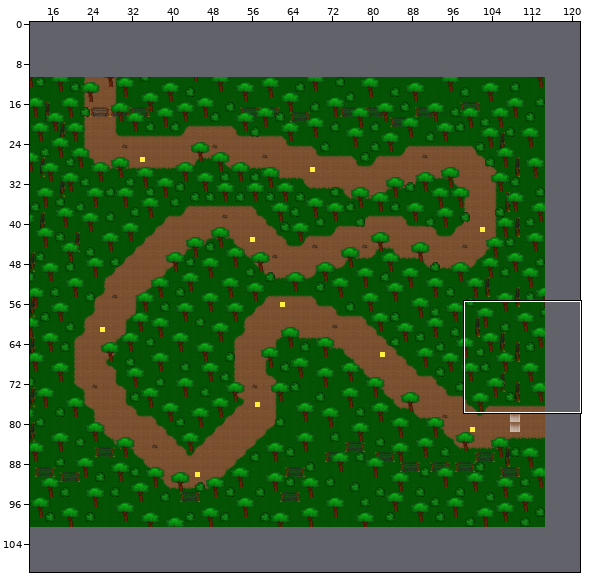
Tiled map -- Level 1.tmx. Above, an overview of the earlier version with the close-up marked.
Close-up. Old version:
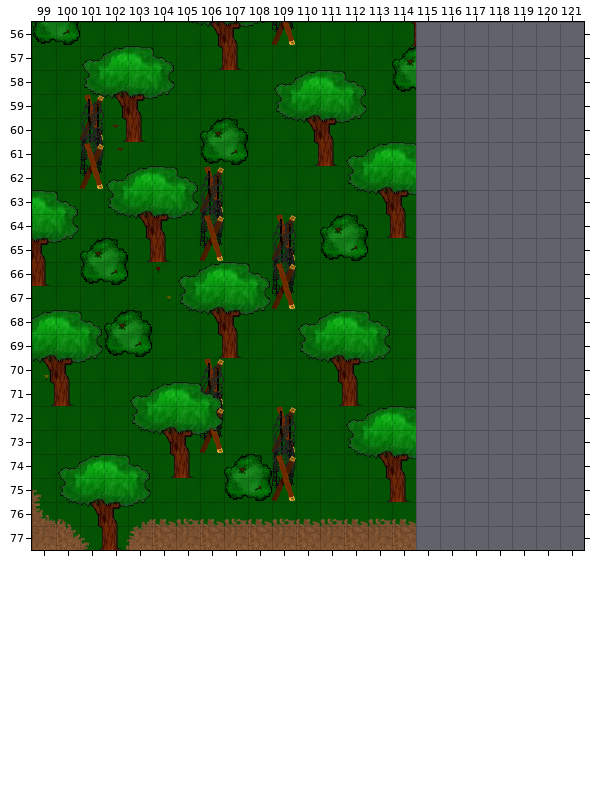
Cells are 32x32 px. Shown: x 99..121, y 56..77. The commit also changed other parts of the map, which this record leaves out. The old version is drawn lined up with the new one.
The result:
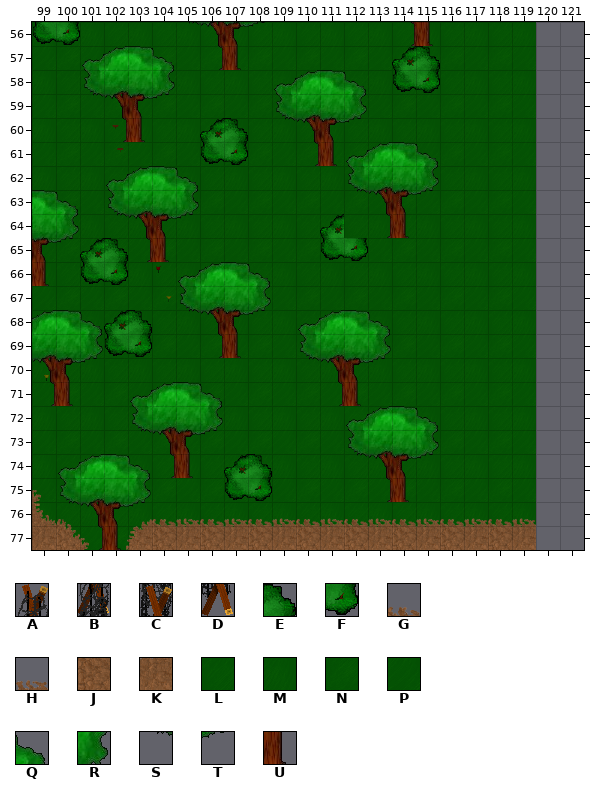
Key: from "Barbed Wire S": A 0, B 1, C 2, D 3; from "Bush": E 1, F 3; from "Dirt-Water B": G 0, H 1, J 2, K 3; from "Grass": L 0, M 1, N 2; from "Grass-Mushroom": P 3; from "Oak": Q 3, R 7, S 8, T 11, U 14.
_ is an empty cell.
Tiles of an added or newly shown layer are drawn over the layers below it.
Changes in this commit:
map size 110x90 -> 120x110 cells (old content now starts at 5,11; both pictures use the new coordinates)
Layer "Base Layer":
y 56: x 115..119 _____ -> MLMLM
y 57: x 115..119 _____ -> PNPNP
y 58: x 115..119 _____ -> MLMLM
y 59: x 115..119 _____ -> PNPNP
y 60: x 115..119 _____ -> MLMLM
y 61: x 115..119 _____ -> PNPNP
y 62: x 115..119 _____ -> MLMLM
y 63: x 115..119 _____ -> PNPNP
y 64: x 115..119 _____ -> MLMLM
y 65: x 115..119 _____ -> PNPNP
y 66: x 115..119 _____ -> MLMLM
y 67: x 115..119 _____ -> PNPNP
y 68: x 115..119 _____ -> MLMLM
y 69: x 115..119 _____ -> PNPNP
y 70: x 115..119 _____ -> MLMLM
y 71: x 115..119 _____ -> PNPNP
y 72: x 115..119 _____ -> MLMLM
y 73: x 115..119 _____ -> PNPNP
y 74: x 115..119 _____ -> MLMLM
y 75: x 115..119 _____ -> PNPNP
y 76: x 115..119 _____ -> MLMLM
y 77: x 115..119 _____ -> PNPNP
Layer "Transition":
y 76: x 115..119 _____ -> HGHGH
y 77: x 115..119 _____ -> KJKJK
Layer "Walls" (removed):
y 56: x 109 D -> _
y 59: x 101 A -> _
y 60: x 101 B -> _
y 61: x 101 C -> _
y 62: x 101 D -> _; x 106 A -> _
y 63: x 106 B -> _
y 64: x 106 C -> _; x 109 A -> _
y 65: x 106 D -> _; x 109 B -> _
y 66: x 109 C -> _
y 67: x 109 D -> _
y 70: x 106 A -> _
y 71: x 106 B -> _
y 72: x 106 C -> _; x 109 A -> _
y 73: x 106 D -> _; x 109 B -> _
y 74: x 109 C -> _
y 75: x 109 D -> _
Layer "Trees/Bushes" (removed):
y 59: x 101 S -> _
y 64: x 112 E -> _
y 71: x 106 Q -> _
y 72: x 106 R -> _
y 73: x 106 T -> _
Layer "Tree/Bush" (added):
y 56: x 115 _ -> U
y 57: x 115 _ -> E
y 58: x 115 _ -> F
y 59: x 101 _ -> S
y 61: x 115 _ -> Q
y 62: x 115 _ -> R
y 63: x 115 _ -> T
y 71: x 106 _ -> Q
y 72: x 106 _ -> R; x 115 _ -> Q
y 73: x 106 _ -> T; x 115 _ -> R
y 74: x 115 _ -> T
Changed places in both close-ups, as pixel boxes (x1, y1, x2, y2):
removed: (272, 22, 295, 46)
added: (416, 22, 536, 550)
changed: (80, 94, 104, 190)
removed: (200, 166, 224, 262)
removed: (272, 214, 296, 310)
removed: (344, 214, 368, 238)
changed: (200, 358, 224, 454)
removed: (272, 406, 296, 502)
